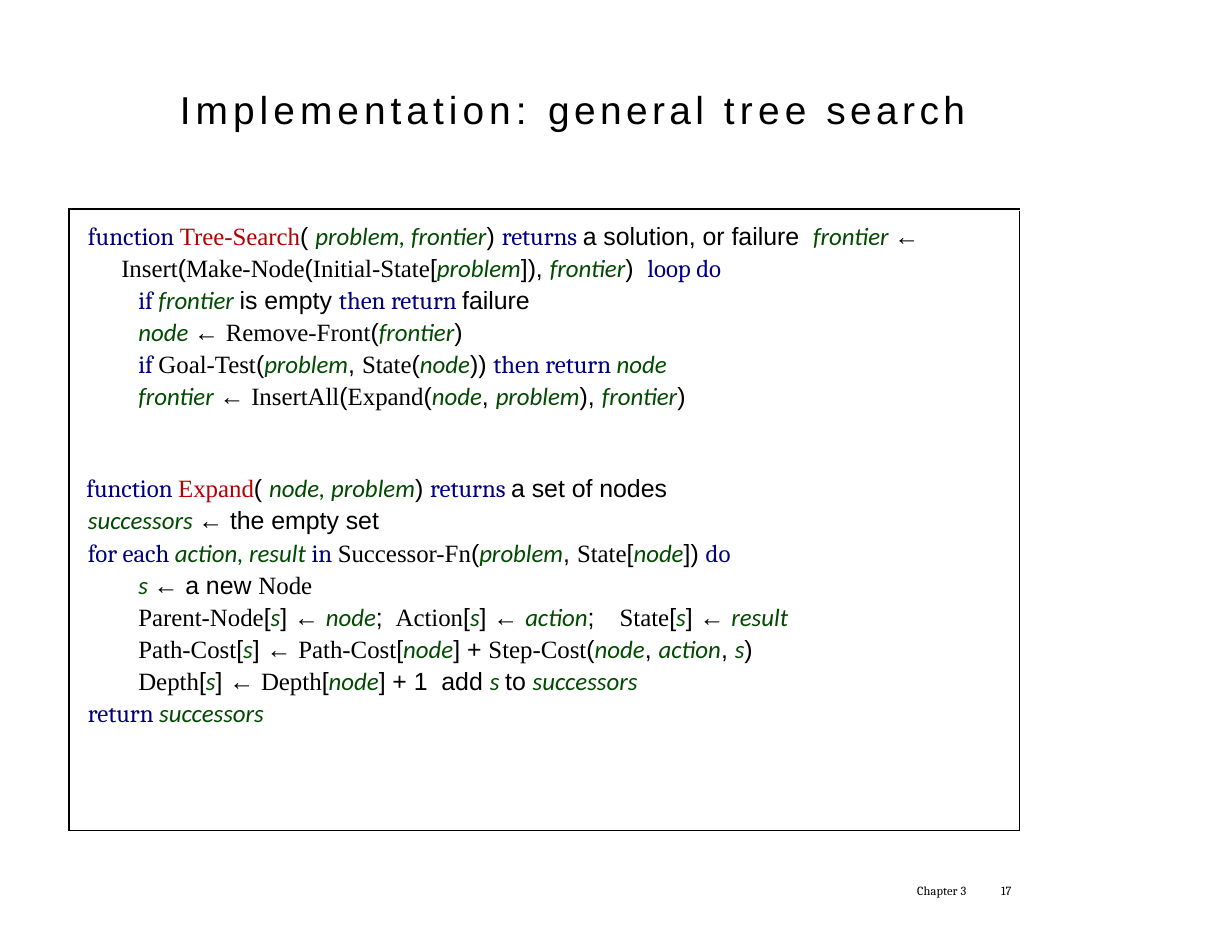
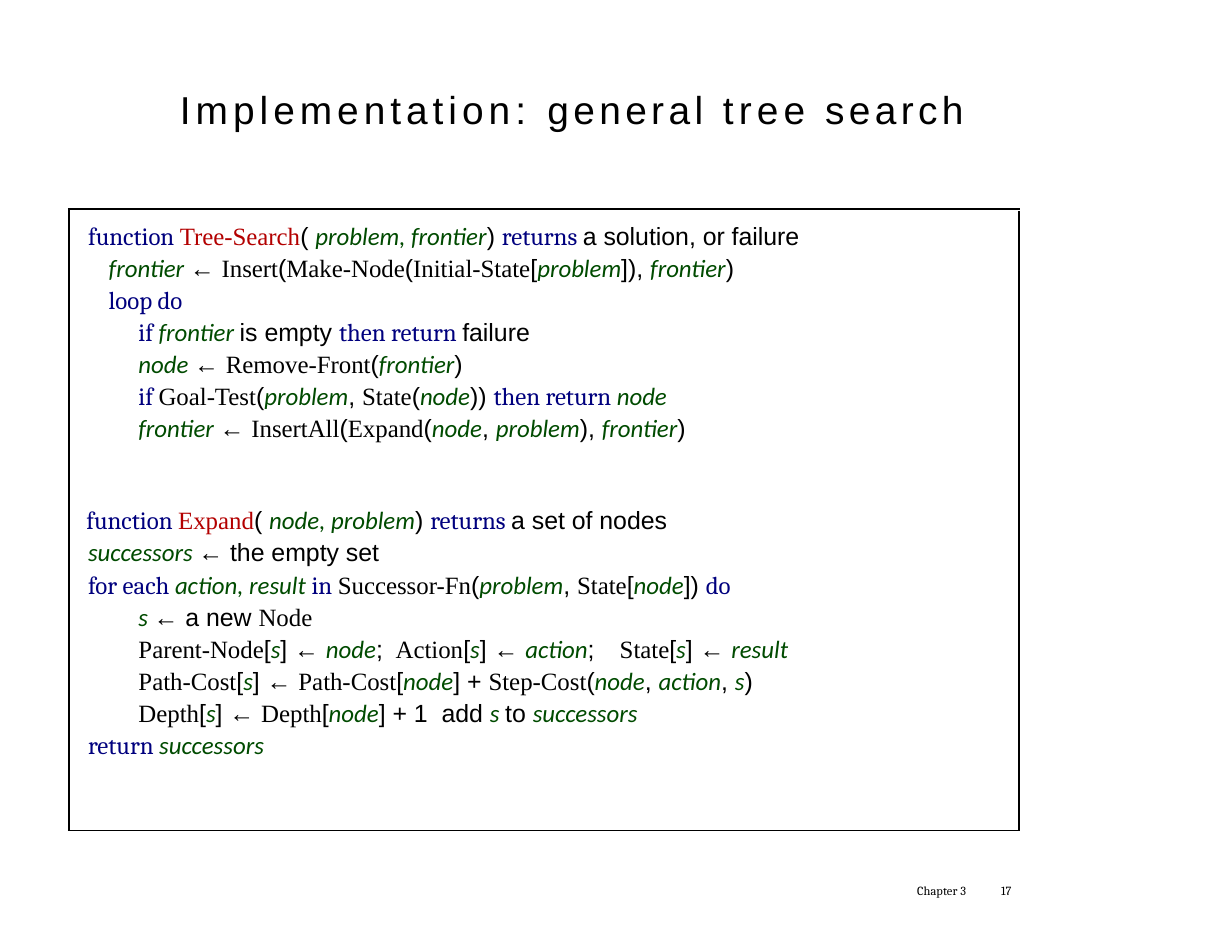
Before and after one commit to tdhock/cs470-570-spring-2023, a slide deck: slide 17 of slides/chapter3.1.pptx. Drawn at 1232x952 pixels with LibreOffice and Linux fonts; fonts in the diff are those of the drawing; background and template pictures are left out. Boxes give left, top, right and bottom in pixels: in the first picture for what was removed or moved away, otherwise in the second. Text is boxed around its words. In the diff, an @@ line names an element or a change of style, - is before the commit and + after.

```diff
--- a/slides/chapter3.1.pptx
+++ b/slides/chapter3.1.pptx
@@ text "Implementation: general tree search" at [180,95,963,131]: letter spacing 3.3 to 3.2 pt in "Implementation:"; letter spacing 2.9 to 2.8 pt in "general search" @@
@@ text at [88,227,800,314]: text changed @@
-function Tree-Search( problem, frontier) returns a solution, or failure frontier ← Insert(Make-Node(Initial-State[problem]), frontier) loop do
+function Tree-Search( problem, frontier) returns a solution, or failure
+frontier ← Insert(Make-Node(Initial-State[problem]), frontier)
+loop do
@@ text "Chapter 3" at [917,886,966,898]: letter spacing 0.1 to 0 pt in "Chapter" @@
```
Also in this commit, not shown: 30 other slides changed, 6 other files.
